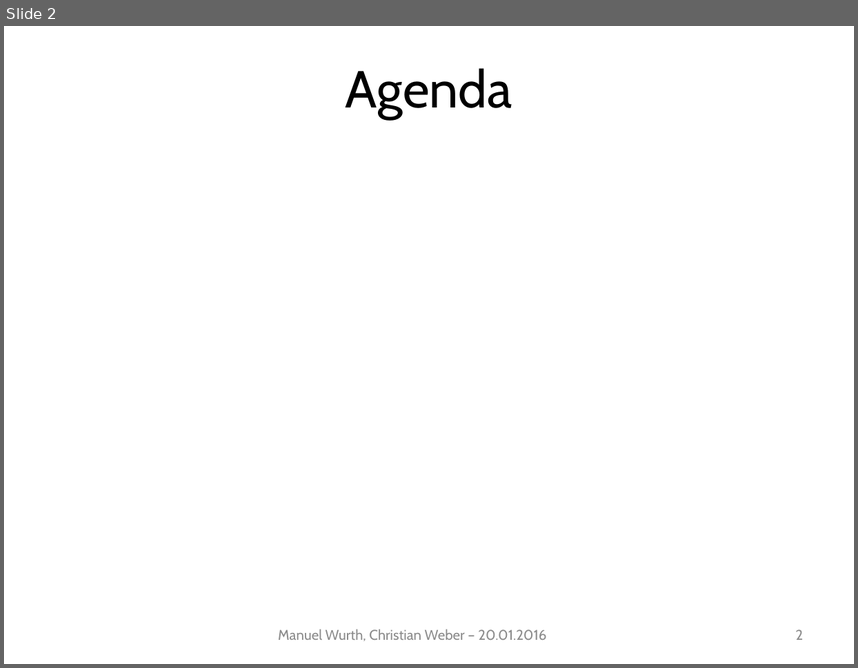
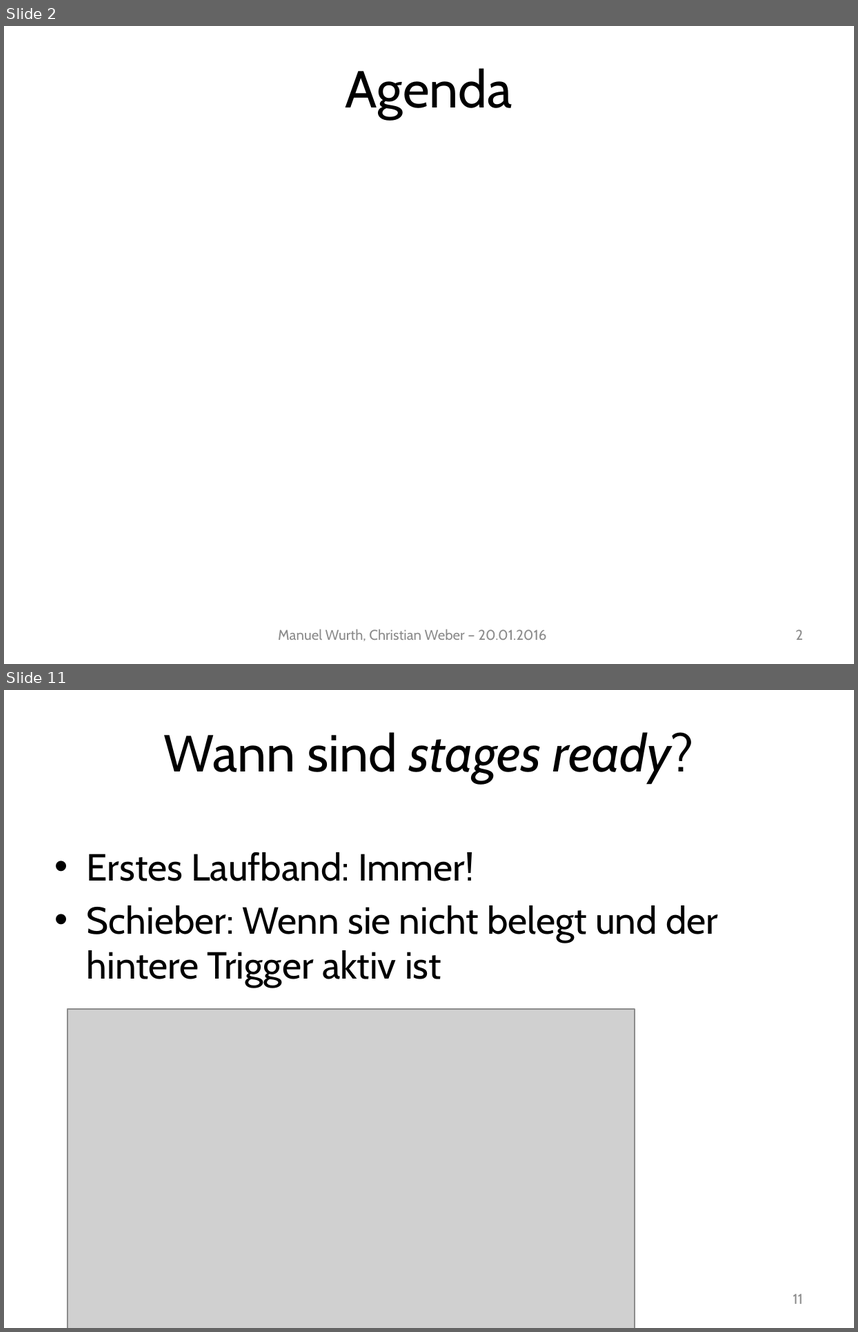
Before and after one commit to Mudvayne/FischertechnikSimulator, a slide deck: Documentation/Präsentation/Präsentation.pptx. Shown one above the other, each under a label of ours: slide 2 before the commit, slides 2 and 11 after it; the slides between them are not shown. The pictures are 858x668 and 858x1332 pixels, drawn with LibreOffice and Linux fonts; fonts in the diff are those of the drawing; grey boxes stand for pictures; background and template pictures are left out. Boxes give left, top, right and bottom in pixels: in the first picture for what was removed or moved away, otherwise in the second. Text is boxed around its words. In the diff, an @@ line names an element or a change of style, - is before the commit and + after.

```diff
--- a/Documentation/Präsentation/Präsentation.pptx
+++ b/Documentation/Präsentation/Präsentation.pptx
@@ slide 11 added at (4,690,854,1328), background #FFFFFF @@
@@ title added at (164,732,694,782), 44 pt, text #000000, italic @@
+Wann sind stages ready?
@@ text added at (87,852,718,987), 32 pt, text #000000 @@
+• Erstes Laufband: Immer!
+• Schieber: Wenn sie nicht belegt und der hintere Trigger aktiv ist
@@ picture added at (67,1009,635,1328) @@
@@ page number added at (793,1293,803,1303), 12 pt, text #8C8C8C @@
+11
```
Also in this commit, not shown: 1 slide changed, 14 other slides added, 2 other files.
